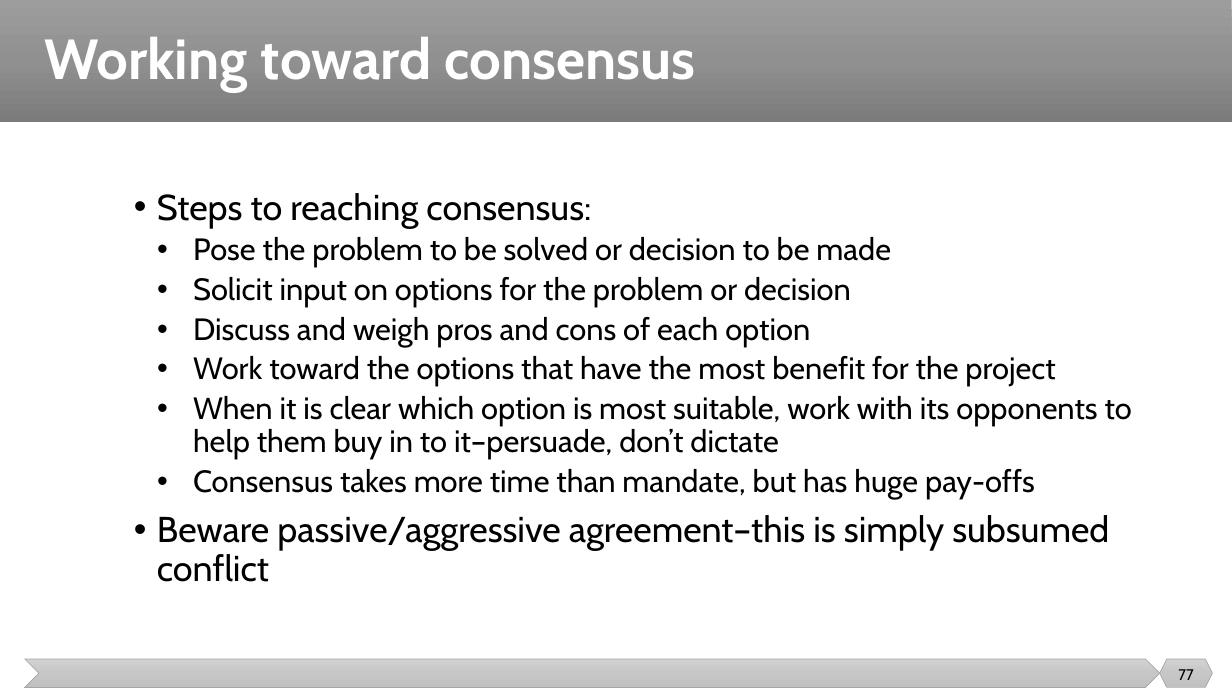
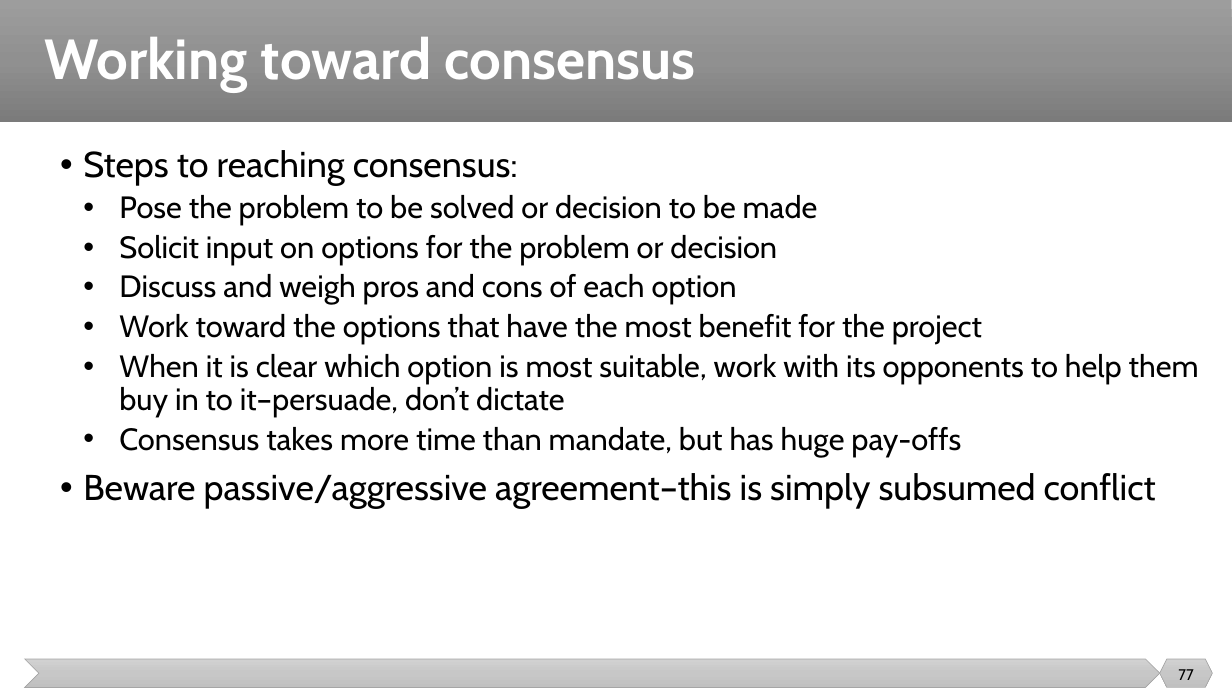
Before and after one commit to malenezi/malenezi, a slide deck: slide 77 of SE423/Lectures/3-Team/Team.pptx. Drawn at 1232x693 pixels with LibreOffice and Linux fonts; fonts in the diff are those of the drawing. Boxes give left, top, right and bottom in pixels: in the first picture for what was removed or moved away, otherwise in the second. Text is boxed around its words. In the diff, an @@ line names an element or a change of style, - is before the commit and + after.

```diff
--- a/SE423/Lectures/3-Team/Team.pptx
+++ b/SE423/Lectures/3-Team/Team.pptx
@@ text "Steps to reaching consensus:" rewrapped from (x1=157, y1=193, x2=1132, y2=582) to (x1=83, y1=150, x2=1199, y2=509) @@
```
Also in this commit, not shown: 6 other slides changed.
